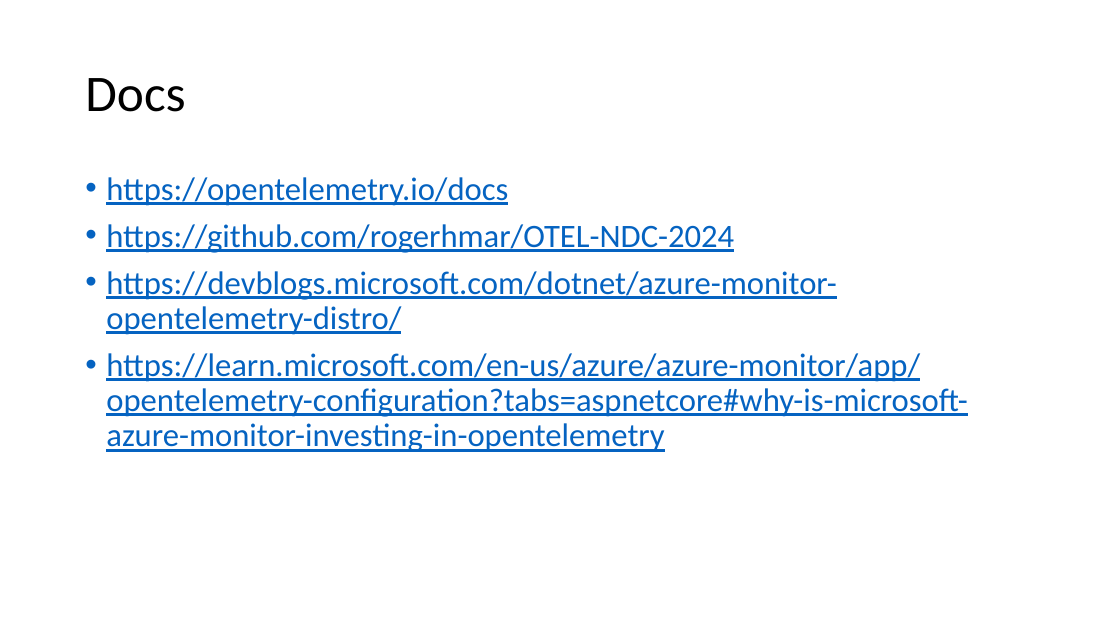
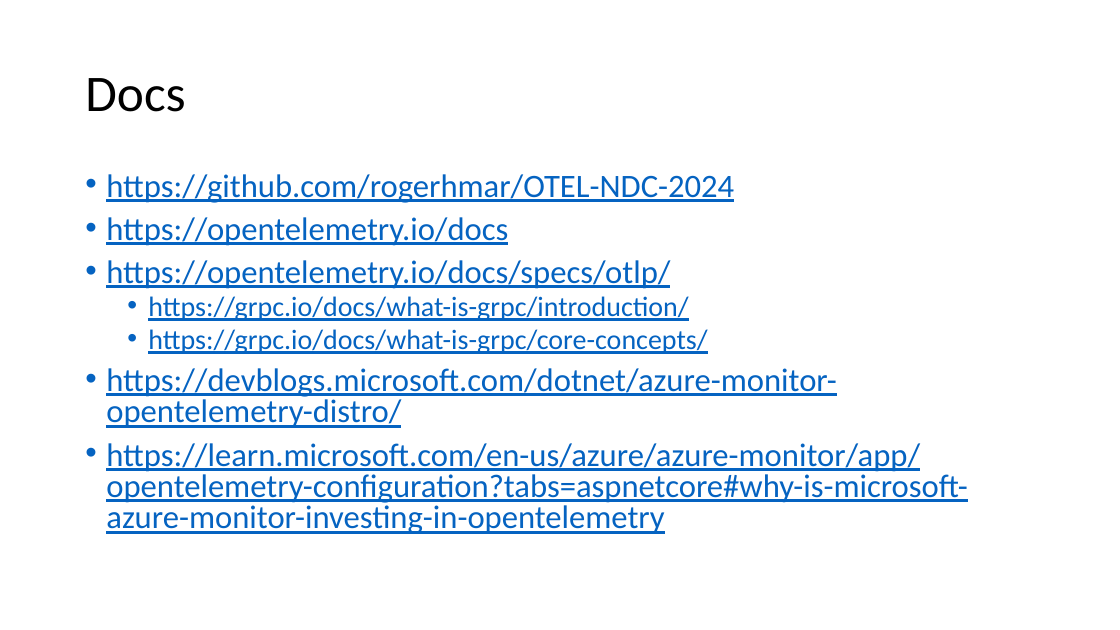
Before and after one commit to rogerhmar/OTEL-NDC-2024, a slide deck: slide 11 of observability.pptx (slide 10 before the commit). Drawn at 1120x630 pixels with LibreOffice and Linux fonts; fonts in the diff are those of the drawing. Boxes give left, top, right and bottom in pixels: in the first picture for what was removed or moved away, otherwise in the second. Text is boxed around its words. In the diff, an @@ line names an element or a change of style, - is before the commit and + after.

Commit message:
update dashboards and docs

```diff
--- a/observability.pptx
+++ b/observability.pptx
@@ text at [106,174,734,203]: paragraph added @@
+• https://github.com/rogerhmar/OTEL-NDC-2024
@@ text at [106,217,968,534]: line spacing 0.9 to 0.8 @@
@@ text at [106,260,707,354]: text changed; size 28 to 24 pt @@
-• https://github.com/rogerhmar/OTEL-NDC-2024
+• https://opentelemetry.io/docs/specs/otlp/
+  • https://grpc.io/docs/what-is-grpc/introduction/
+  • https://grpc.io/docs/what-is-grpc/core-concepts/
```
Also in this commit, not shown: 1 other slide changed, 2 slides added, 1 slide removed, 11 other files.
